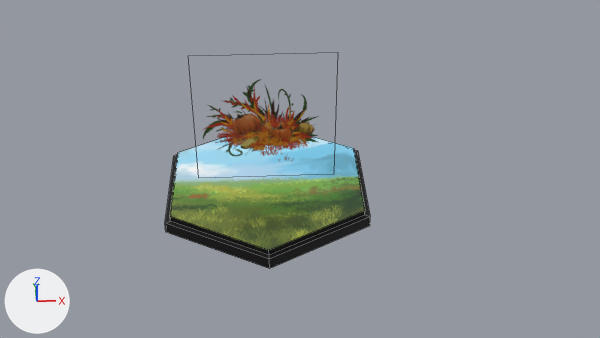
Renders of the Blender file AssetWork/models.blend from each side of a commit.
Camera for both pictures: the file's camera 'Camera'. Every picture has the same lights, and +X, +Y and +Z are marked at lower left. Mesh edges are drawn as thin lines.

Objects in the first picture: 'Billboard', 'Tile'.
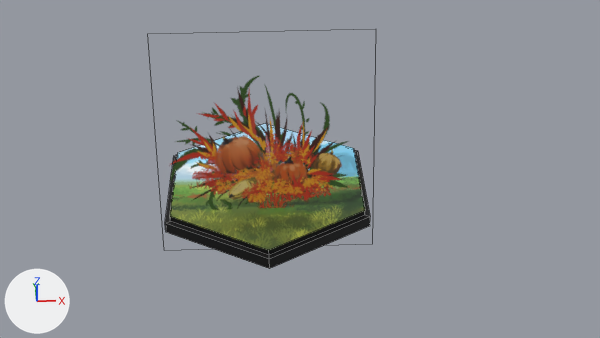
What differs and where, as boxes (x1, y1, x2, y2) in the pictures (600 x 338 px):
'Billboard', reshaped, moved: before (203, 79, 318, 161); after (170, 76, 348, 210)

The edits, one by one:
me_plane has 4 vertices, 1 face and spans x -0.6..0.6, y 0.0, z 0.2..1.4.
me_plane is used by ob_billboard; location (0.0, 0.0, 0.0).
Part 1, on me_plane:
Vertex 0 of me_plane moves from (-0.6, 0.0, 0.2) to (-0.9, -0.5, 0.1).
Vertex 1 of me_plane moves from (0.6, 0.0, 0.2) to (0.9, -0.5, 0.1).
Vertex 2 of me_plane moves from (-0.6, 0.0, 1.4) to (-0.9, 0.0, 1.9).
Vertex 3 of me_plane moves from (0.6, 0.0, 1.4) to (0.9, 0.0, 1.9).
Object 'Billboard' (ob_billboard) moves from (0.0, 0.0, 0.0) to (0.0, 0.0, -0.3).
